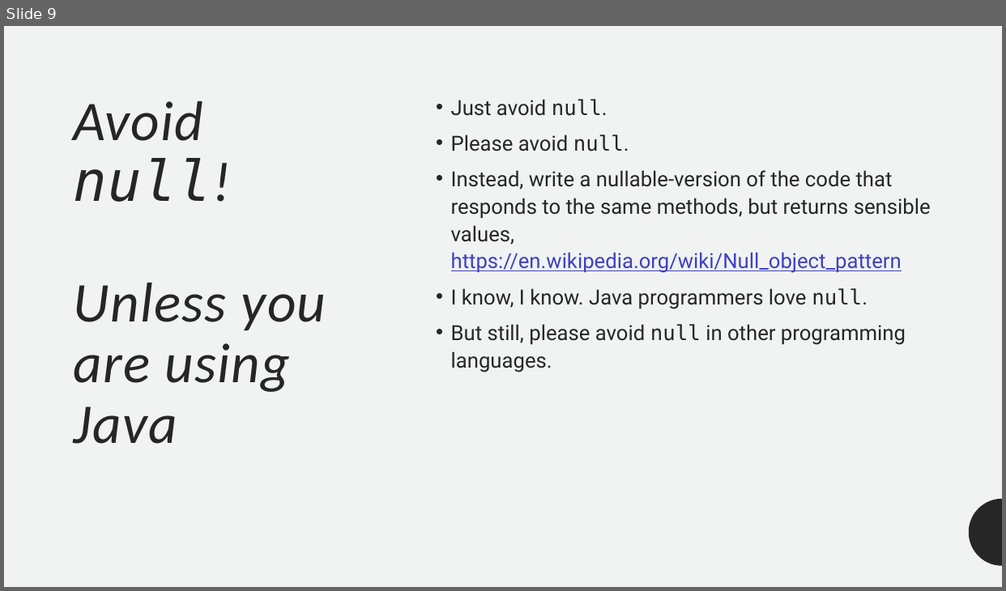
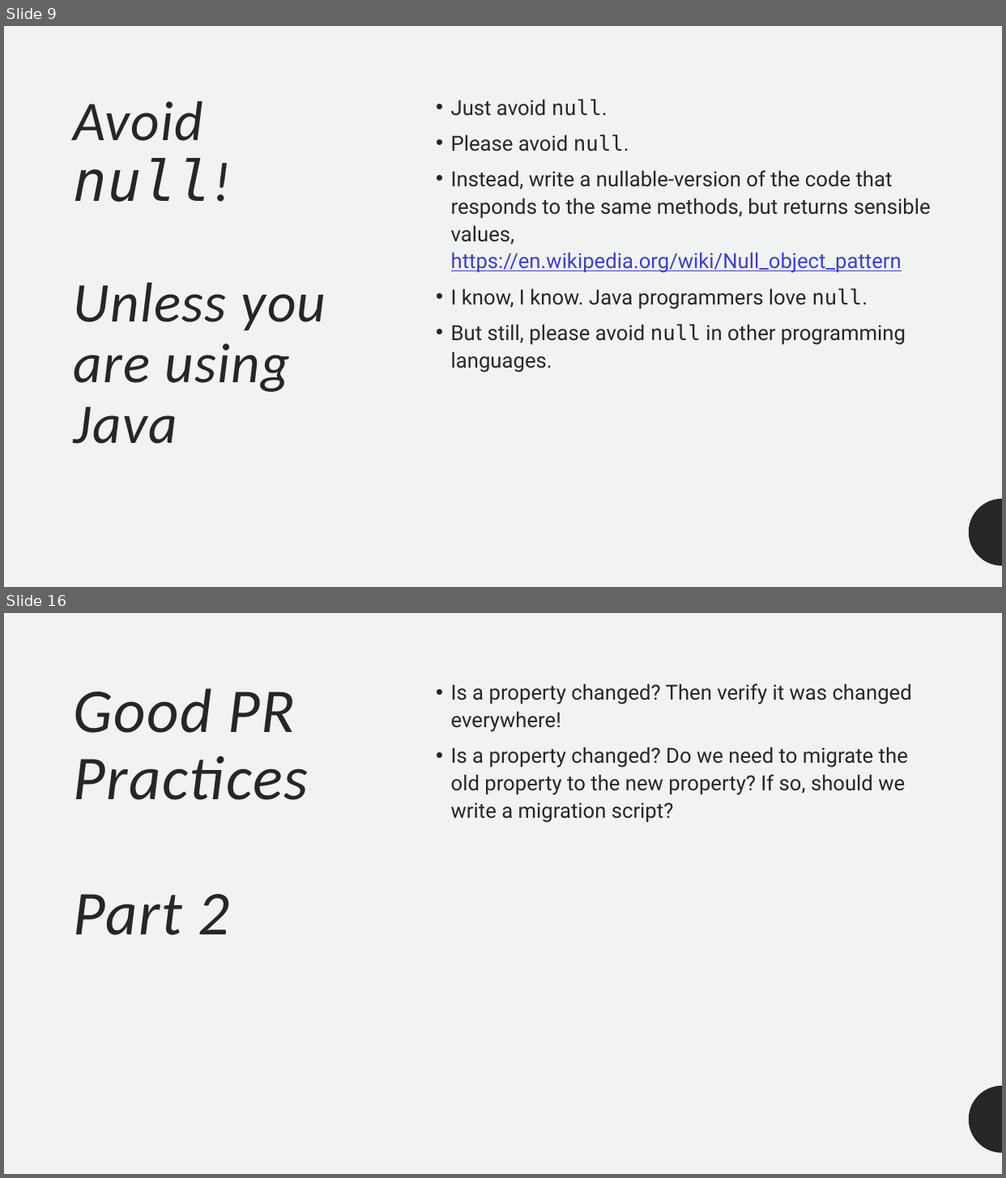
Before and after one commit to ofer987/presentations, a slide deck: code_review.pptx. Shown one above the other, each under a label of ours: slide 9 before the commit, slides 9 and 16 after it; the slides between them are not shown. The pictures are 1006x591 and 1006x1178 pixels, drawn with LibreOffice and Linux fonts; fonts in the diff are those of the drawing. Boxes give left, top, right and bottom in pixels: in the first picture for what was removed or moved away, otherwise in the second. Text is boxed around its words. In the diff, an @@ line names an element or a change of style, - is before the commit and + after.

```diff
--- a/code_review.pptx
+++ b/code_review.pptx
@@ slide 16 added at (4, 613, 1002, 1174), background #F0F3F2; not listed: 1 template element that a slide beside it also shows @@
@@ text added at (451, 683, 912, 823), 20 pt, text #262626 @@
+• Is a property changed? Then verify it was changed everywhere!
+• Is a property changed? Do we need to migrate the old property to the new property? If so, should we write a migration script?
@@ title added at (74, 688, 308, 935), 60 pt, text #262626, italic @@
+Good PR Practices
+Part 2
```
Also in this commit, not shown: 7 slides changed, 1 other slide added.
